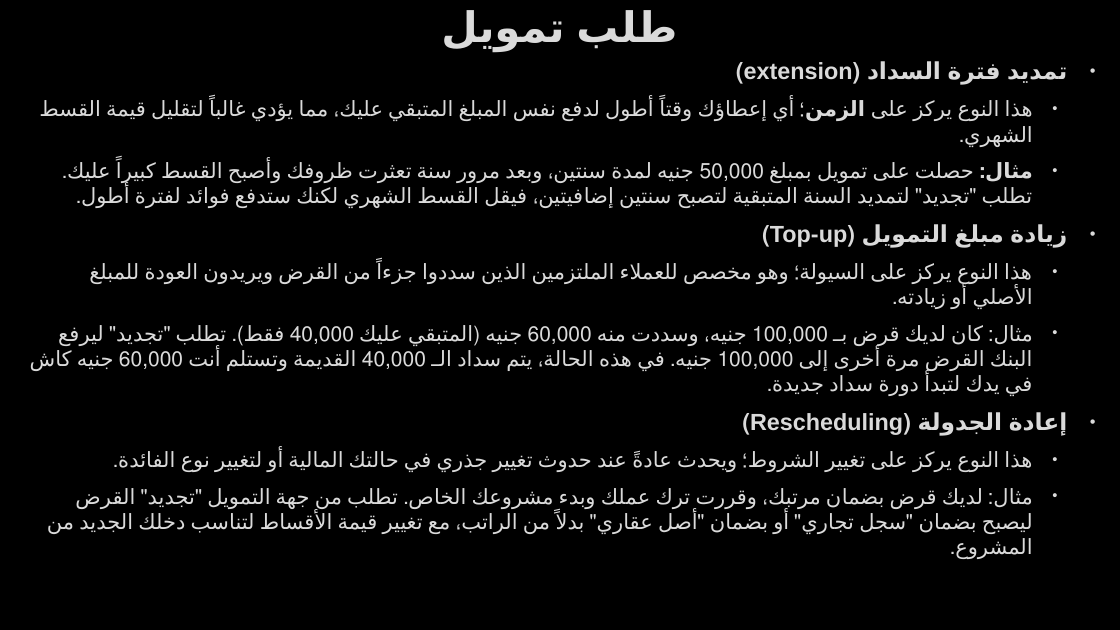
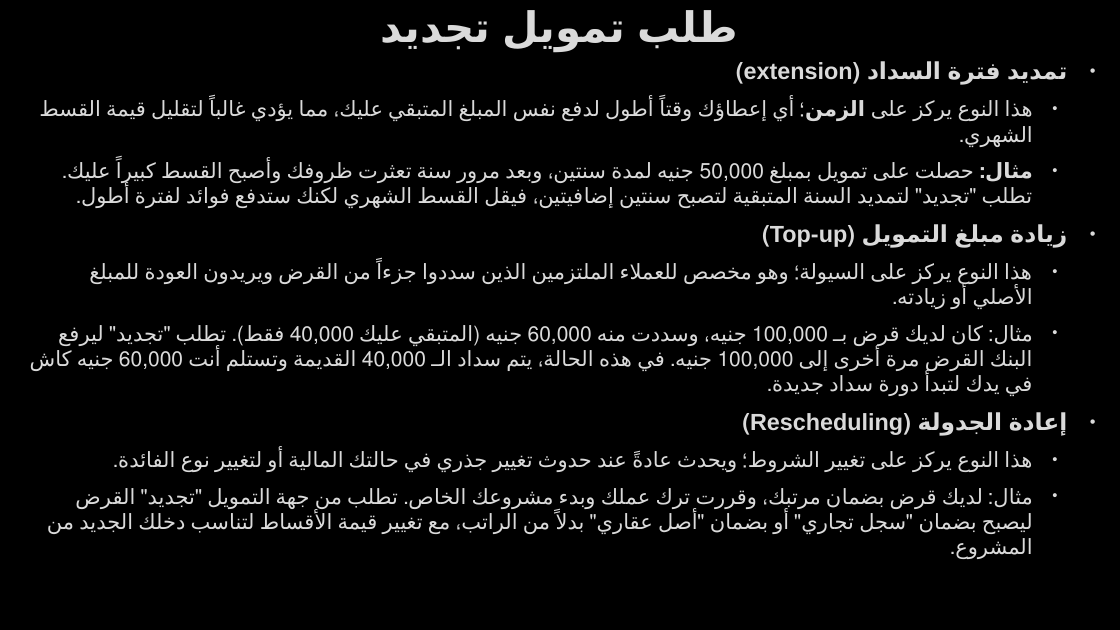
Before and after one commit to AhmedMohamedSamir1/Summary, a slide deck: slide 10 of Dot Net/Business.pptx. Drawn at 1120x630 pixels with LibreOffice and Linux fonts; fonts in the diff are those of the drawing; background and template pictures are left out. Boxes give left, top, right and bottom in pixels: in the first picture for what was removed or moved away, otherwise in the second. Text is boxed around its words. In the diff, an @@ line names an element or a change of style, - is before the commit and + after.

```diff
--- a/Dot Net/Business.pptx
+++ b/Dot Net/Business.pptx
@@ title at (637, 10, 969, 206): text changed @@
-طلب تمويل
+طلب تمويل تجديد
```
Also in this commit, not shown: 2 other slides changed, 10 slides added, 3 other files.
